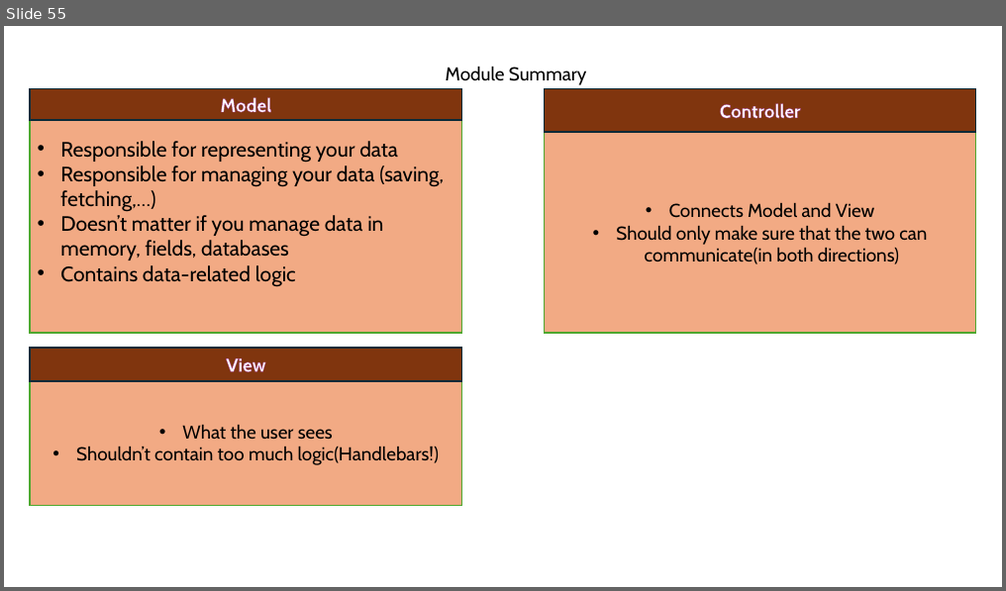
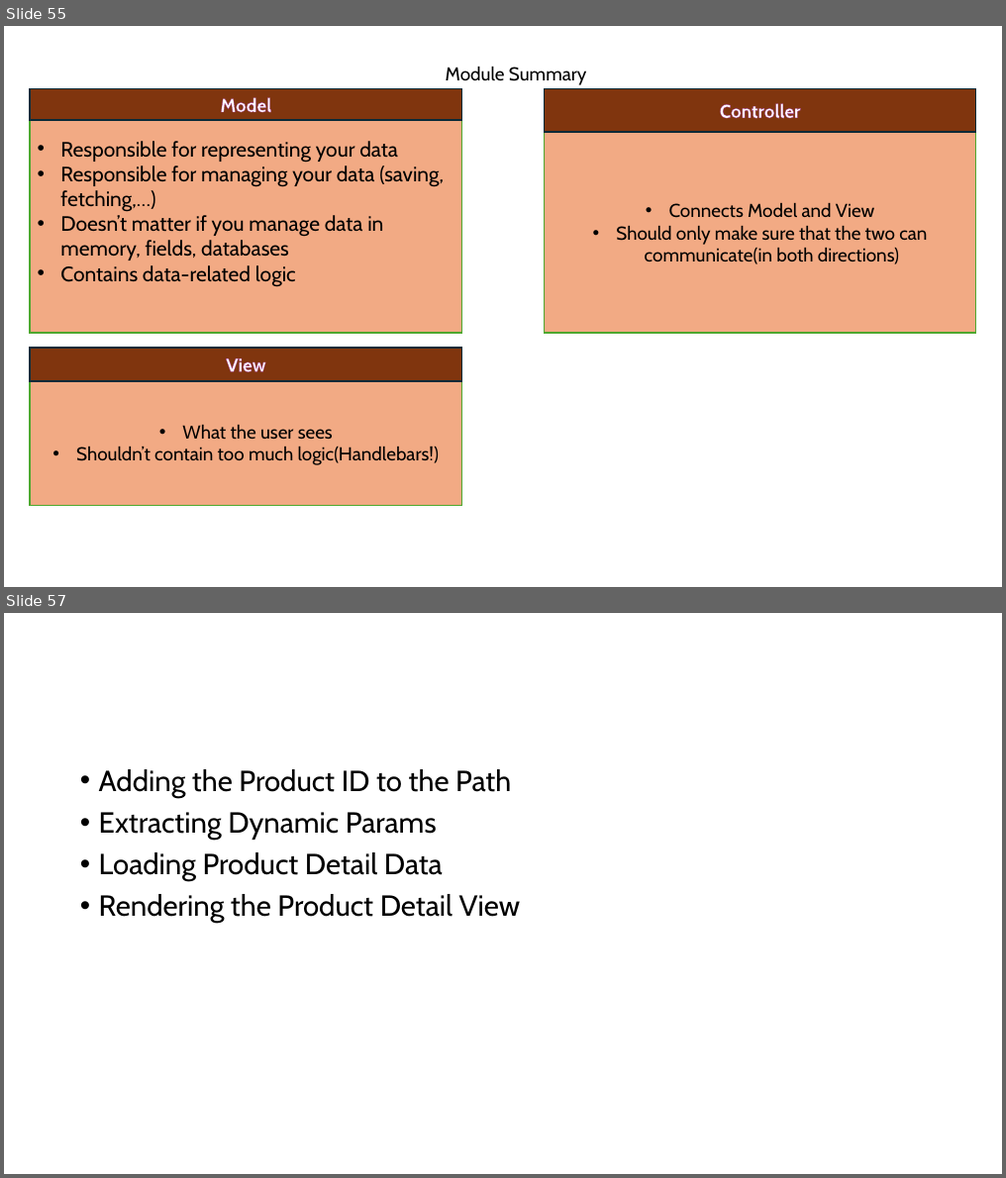
Before and after one commit to PiyushChaturvedii/Batch05, a slide deck: node/Nodejs.pptx. Shown one above the other, each under a label of ours: slide 55 before the commit, slides 55 and 57 after it; the slides between them are not shown. The pictures are 1006x591 and 1006x1178 pixels, drawn with LibreOffice and Linux fonts; fonts in the diff are those of the drawing. Boxes give left, top, right and bottom in pixels: in the first picture for what was removed or moved away, otherwise in the second. Text is boxed around its words. In the diff, an @@ line names an element or a change of style, - is before the commit and + after.

```diff
--- a/node/Nodejs.pptx
+++ b/node/Nodejs.pptx
@@ slide 57 added at box(4, 613, 1002, 1174), background #FFFFFF @@
@@ text added at box(99, 769, 520, 924), 28 pt, text #000000 @@
+• Adding the Product ID to the Path
+• Extracting Dynamic Params
+• Loading Product Detail Data
+• Rendering the Product Detail View
```
Also in this commit, not shown: 1 other slide added, 2 slides removed, 35 other files.
